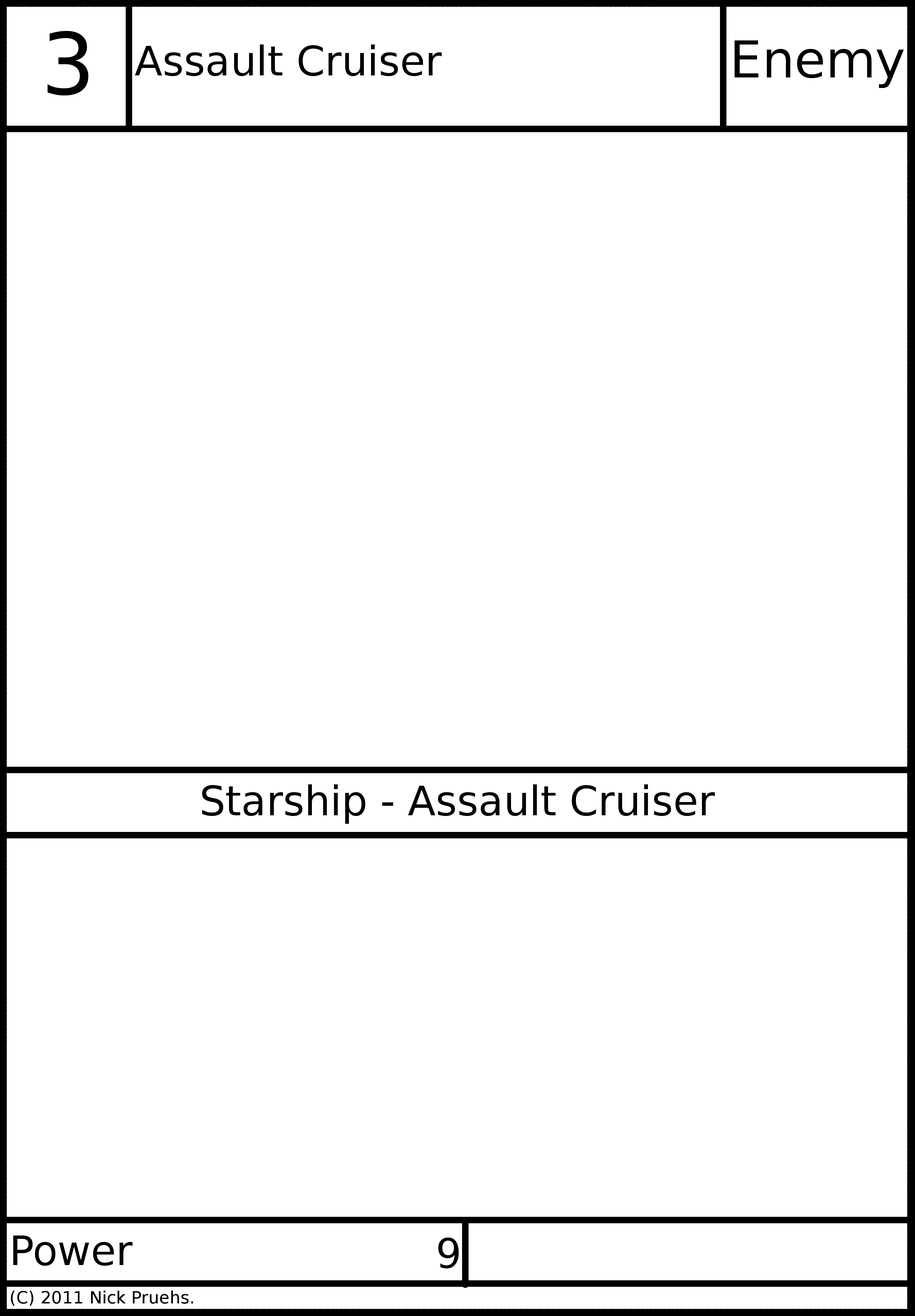
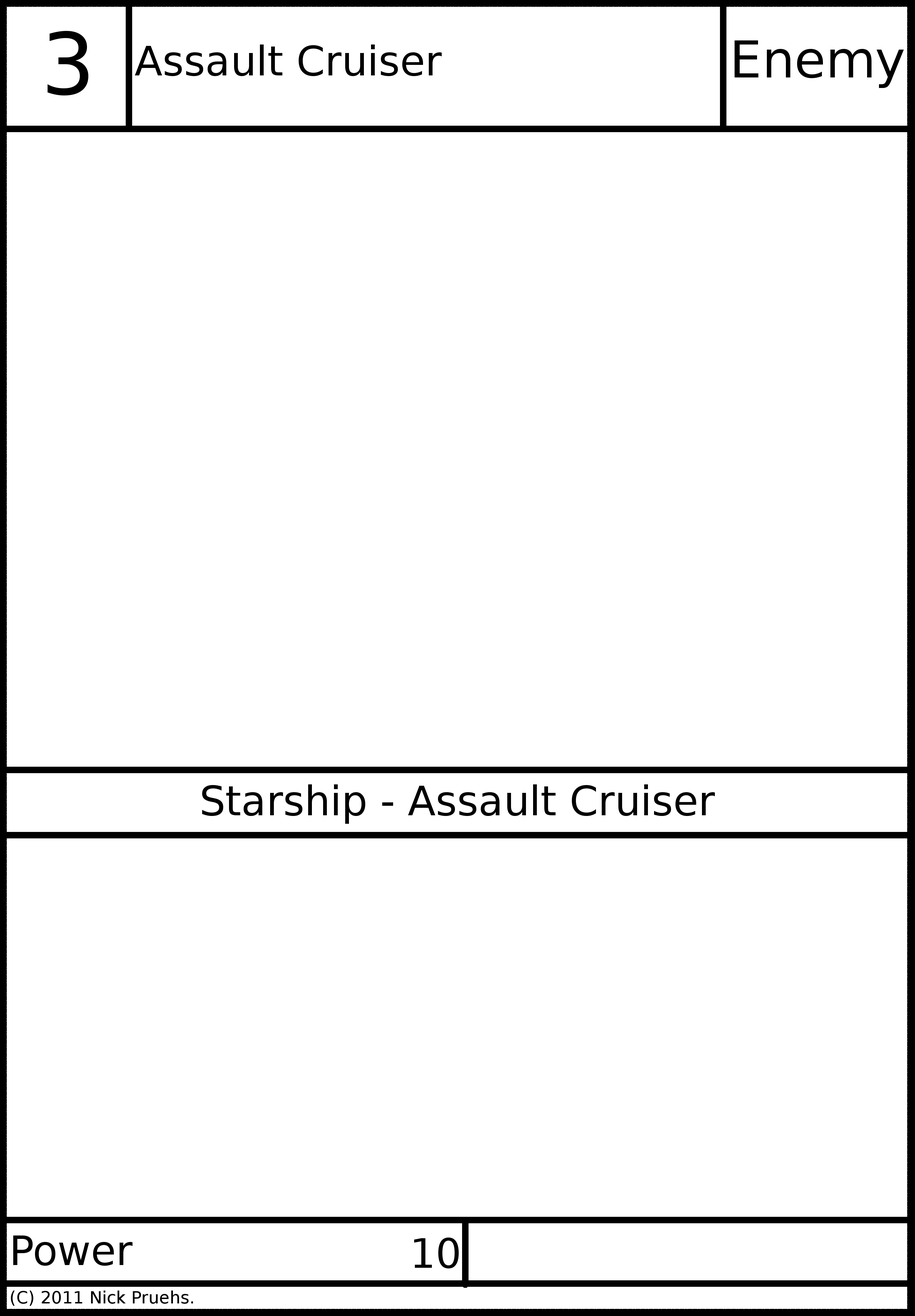
Layer changes from the first (915, 1316) image to the second:
painted on "Power Value" over [414, 1237, 459, 1269]
